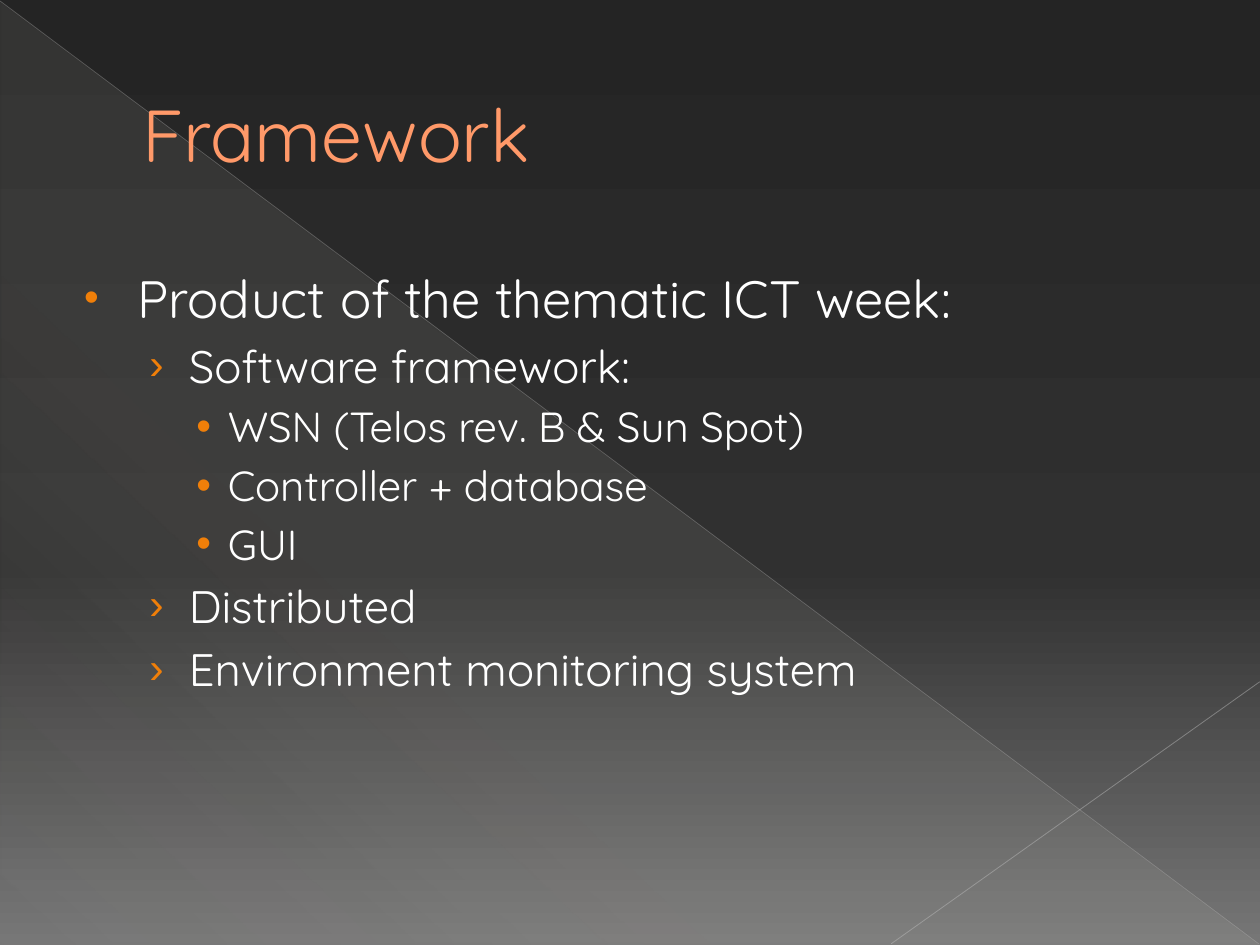
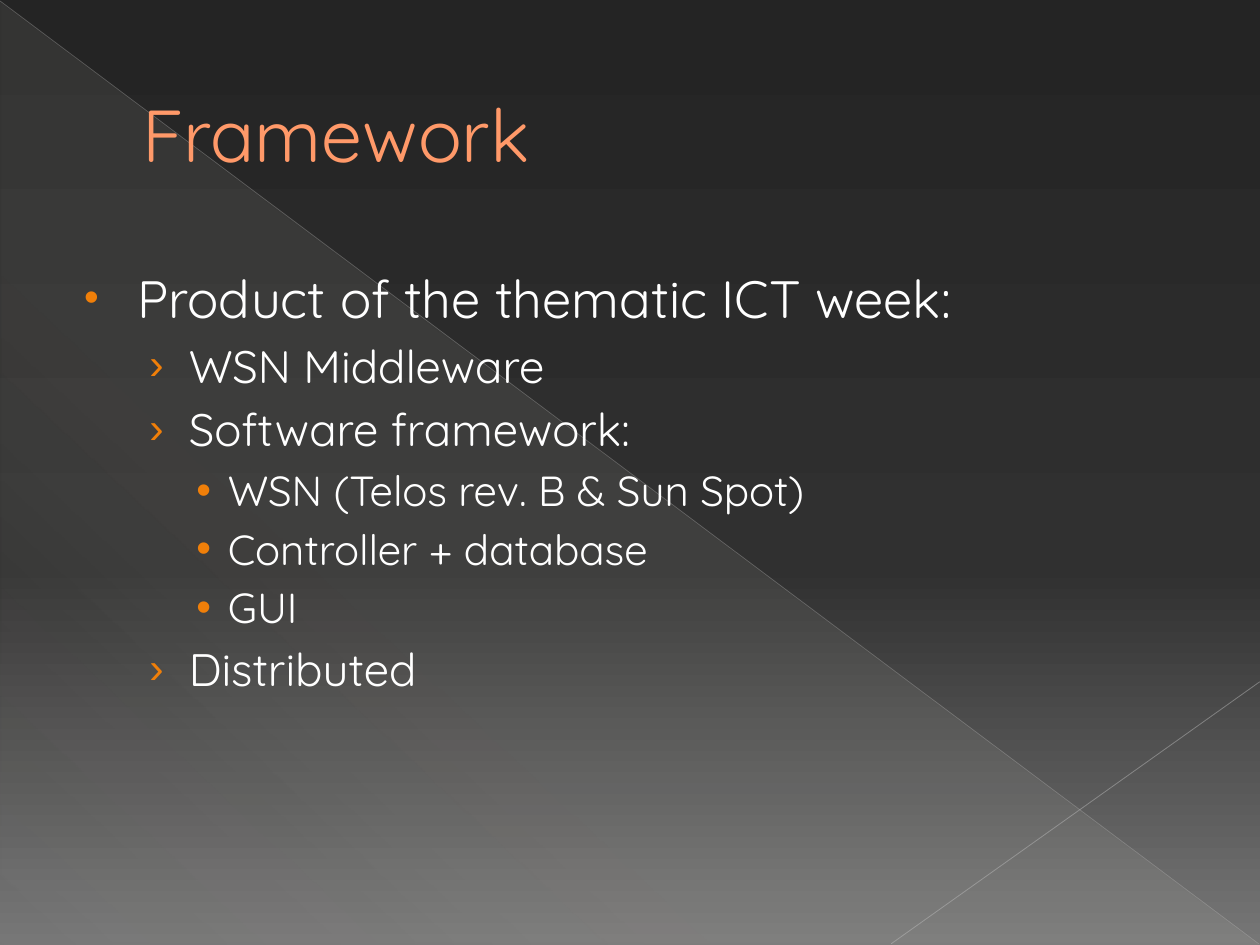
Before and after one commit to michelecorrea3/wsnlocalizationscala, a slide deck: slide 30 of Resources/WSN localization with Senseless framework.pptx. Drawn at 1260x945 pixels with LibreOffice and Linux fonts; fonts in the diff are those of the drawing. Boxes give left, top, right and bottom in pixels: in the first picture for what was removed or moved away, otherwise in the second. Text is boxed around its words. In the diff, an @@ line names an element or a change of style, - is before the commit and + after.

```diff
--- a/Resources/WSN localization with Senseless framework.pptx
+++ b/Resources/WSN localization with Senseless framework.pptx
@@ text at <box>189,349,544,384</box>: paragraph added @@
+  › WSN Middleware
@@ text at <box>189,654,857,695</box>: paragraph removed @@
-  › Environment monitoring system
```
Also in this commit, not shown: 4 other slides changed, 3 slides added, 1 slide removed.
